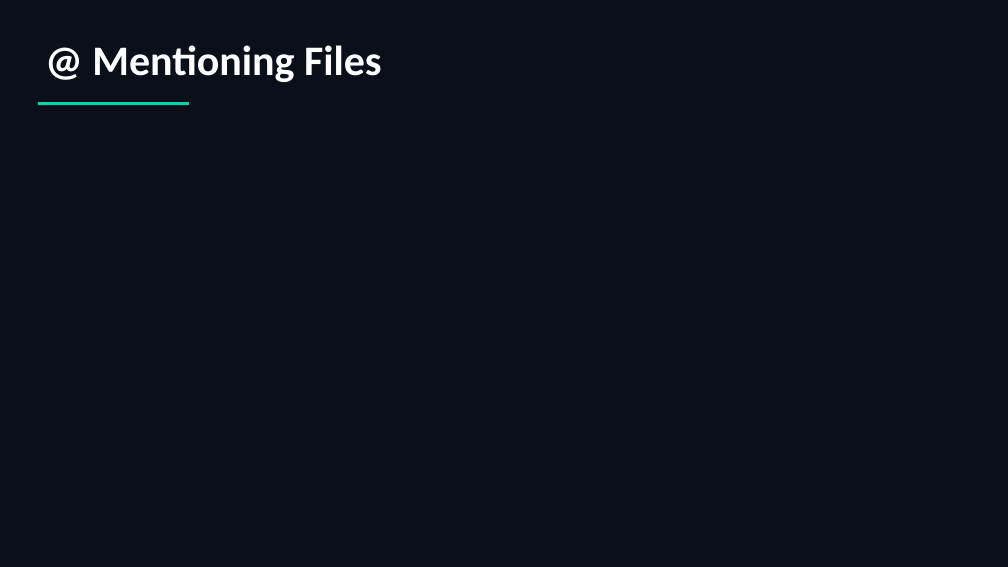
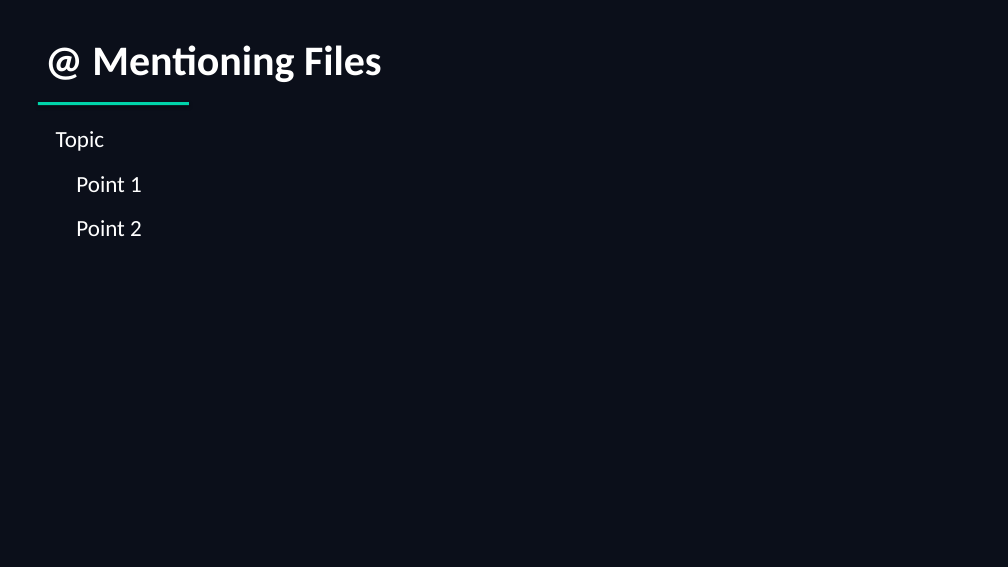
Before and after one commit to scottrhay/AIA-ClaudeCopilot, a slide deck: slide 38 of slides/Day2_Claude_Code_Fundamentals.pptx. Drawn at 1008x567 pixels with LibreOffice and Linux fonts; fonts in the diff are those of the drawing. Boxes give left, top, right and bottom in pixels: in the first picture for what was removed or moved away, otherwise in the second. Text is boxed around its words. In the diff, an @@ line names an element or a change of style, - is before the commit and + after.

```diff
--- a/slides/Day2_Claude_Code_Fundamentals.pptx
+++ b/slides/Day2_Claude_Code_Fundamentals.pptx
@@ text added at (56,131,142,236), 22 pt, text #FFFFFF @@
+Topic
+Point 1
+Point 2
```
Also in this commit, not shown: 40 other slides changed, 1 slide added, 1 slide removed.
